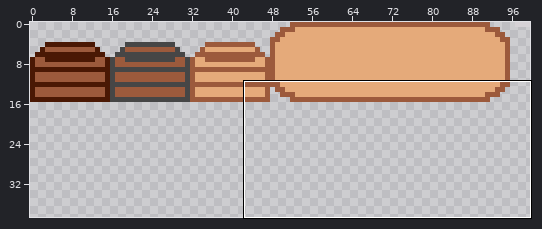
Two states of a sprite sheet, textures/furniture.png. Above: a wide view before the commit, with the close-up outlined.
Close-up. Before the edit:
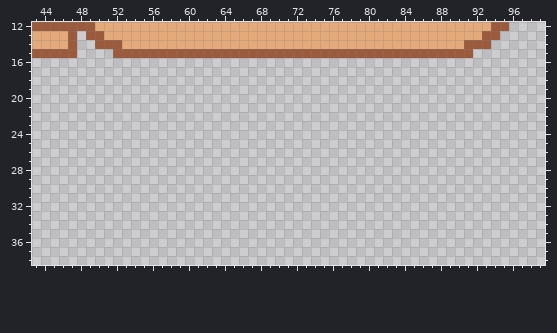
The file is 100x100 pixels. Shown: x 43..99, y 12..38. The wide view leaves out empty margins.
Now the later version:
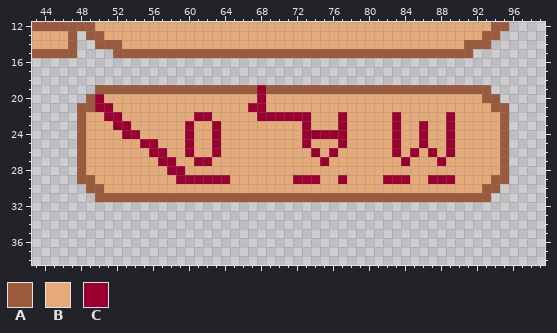
Palette (. is transparent): A #9c5a3c  B #e5aa7a  C #990030
Change:
@@ x 43..99 @@
 18 .........................................................
-19 .........................................................
-20 .........................................................
-21 .........................................................
-22 .........................................................
-23 .........................................................
-24 .........................................................
-25 .........................................................
-26 .........................................................
-27 .........................................................
-28 .........................................................
-29 .........................................................
-30 .........................................................
-31 .........................................................
+19 .......AAAAAAAAAAAAAAAAAACAAAAAAAAAAAAAAAAAAAAAAAAA......
+20 ......ACBBBBBBBBBBBBBBBBBCBBBBBBBBBBBBBBBBBBBBBBBBAA.....
+21 .....AACCBBBBBBBBBBBBBBBCCBBBBBBBBBBBBBBBBBBBBBBBBBAA....
+22 .....ABBCCBBBBBBBBCCBBBBBCCCCCCBBBCBBBBBCBBBBBCBBBBBA....
+23 .....ABBBCCBBBBBBCBBCBBBBBBBBBCBBBCBBBBBCBBCBBCBBBBBA....
+24 .....ABBBBCCBBBBBCBBCBBBBBBBBBCCCCCBBBBBCBBCBBCBBBBBA....
+25 .....ABBBBBBCCBBBCBBCBBBBBBBBBCBBBCBBBBBCBBCBBCBBBBBA....
+26 .....ABBBBBBBCCBBCBBCBBBBBBBBBBCBCBBBBBBCBCBCBCBBBBBA....
+27 .....ABBBBBBBBCCBBCCBBBBBBBBBBBBCBBBBBBBBCBBBCBBBBBBA....
+28 .....ABBBBBBBBBCCBBBBBBBBBBBBBBBBBBBBBBBBBBBBBBBBBBBA....
+29 .....AABBBBBBBBBCCCCCCBBBBBBBCCCBBCBBBBCCCBBCCCBBBBAA....
+30 ......AABBBBBBBBBBBBBBBBBBBBBBBBBBBBBBBBBBBBBBBBBBAA.....
+31 .......AAAAAAAAAAAAAAAAAAAAAAAAAAAAAAAAAAAAAAAAAAAA......
 32 .........................................................
